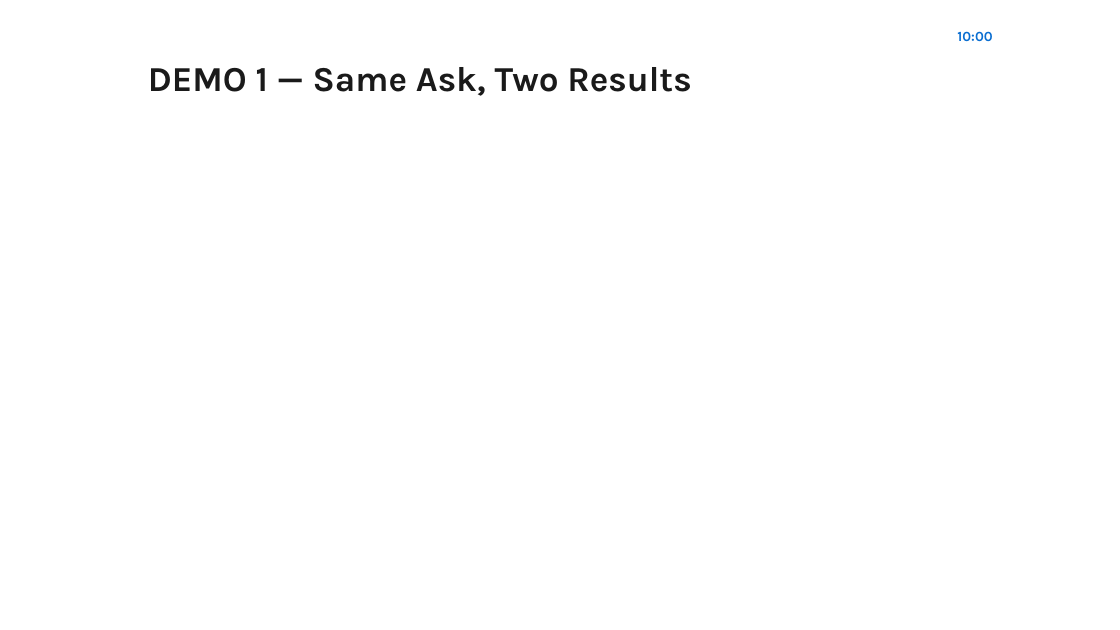
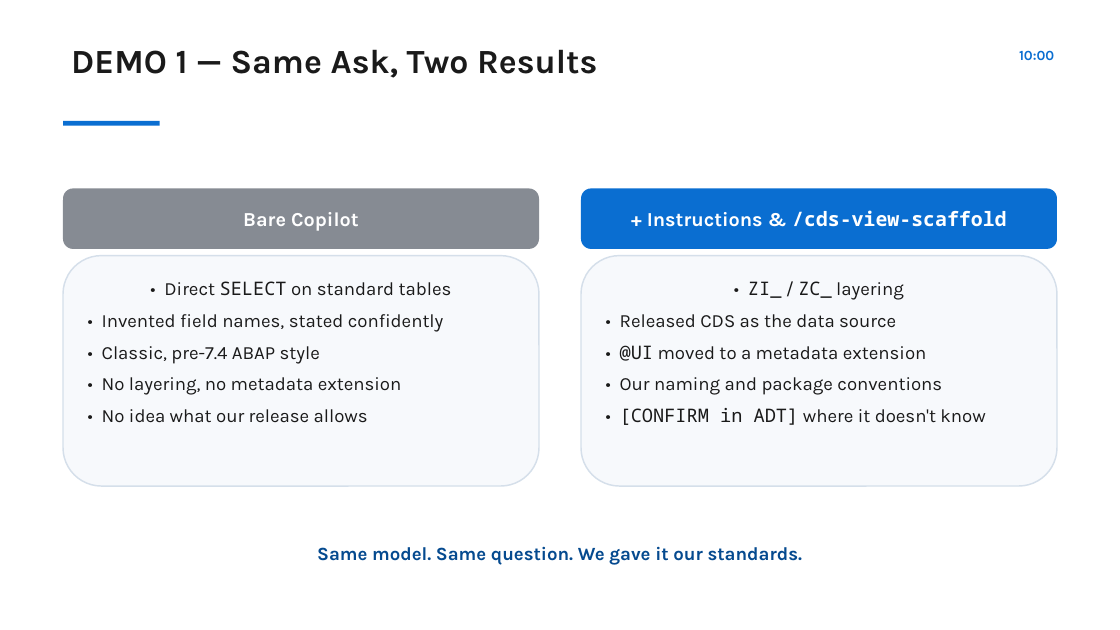
Before and after one commit to RJTechRamjee/sap-technical-assets, a slide deck: slide 8 of docs/coe-sessions/decks/COE-S01_2026-09-11_ai-assisted-abap.pptx. Drawn at 1120x630 pixels with LibreOffice and Linux fonts; fonts in the diff are those of the drawing. Boxes give left, top, right and bottom in pixels: in the first picture for what was removed or moved away, otherwise in the second. Text is boxed around its words. In the diff, an @@ line names an element or a change of style, - is before the commit and + after.

```diff
--- a/docs/coe-sessions/decks/COE-S01_2026-09-11_ai-assisted-abap.pptx
+++ b/docs/coe-sessions/decks/COE-S01_2026-09-11_ai-assisted-abap.pptx
@@ text "DEMO 1 — Same Ask, ...": place and size @@
-text "DEMO 1 — Same Ask, ..." at bbox=[148, 67, 691, 96]
+text "DEMO 1 — Same Ask, ..." at bbox=[71, 49, 597, 78]
@@ text "DEMO 1 — Same Ask, ..." at bbox=[71, 49, 597, 78]: size 30 to 29 pt; alignment centre to left; vertical alignment middle to top @@
@@ text "10:00": place and size @@
-text "10:00" at bbox=[957, 31, 992, 41]
+text "10:00" at bbox=[1019, 50, 1054, 60]
@@ text "10:00" at bbox=[1019, 50, 1054, 60]: alignment left to right @@
@@ rectangle added at bbox=[63, 121, 160, 126], fill #0A6ED1 @@
@@ rounded rectangle added at bbox=[63, 188, 539, 249], fill #868B93, 17 pt, text #FFFFFF, bold @@
+Bare Copilot
@@ rounded rectangle added at bbox=[581, 188, 1058, 249], fill #0A6ED1, 17 pt, text #FFFFFF, bold @@
++ Instructions & /cds-view-scaffold
@@ rounded rectangle added at bbox=[63, 255, 539, 486], fill #F7F9FC, outline #D5DFEA 1.25 pt, 16 pt, text #1A1A1A @@
+• Direct SELECT on standard tables
+• Invented field names, stated confidently
+• Classic, pre-7.4 ABAP style
+• No layering, no metadata extension
+• No idea what our release allows
@@ rounded rectangle added at bbox=[581, 255, 1058, 486], fill #F7F9FC, outline #D5DFEA 1.25 pt, 16 pt, text #1A1A1A @@
+• ZI_ / ZC_ layering
+• Released CDS as the data source
+• @UI moved to a metadata extension
+• Our naming and package conventions
+• [CONFIRM in ADT] where it doesn't know
@@ text added at bbox=[317, 546, 802, 565], 16 pt, text #054A8F, bold @@
+Same model. Same question. We gave it our standards.
```
Also in this commit, not shown: 14 other slides changed.
